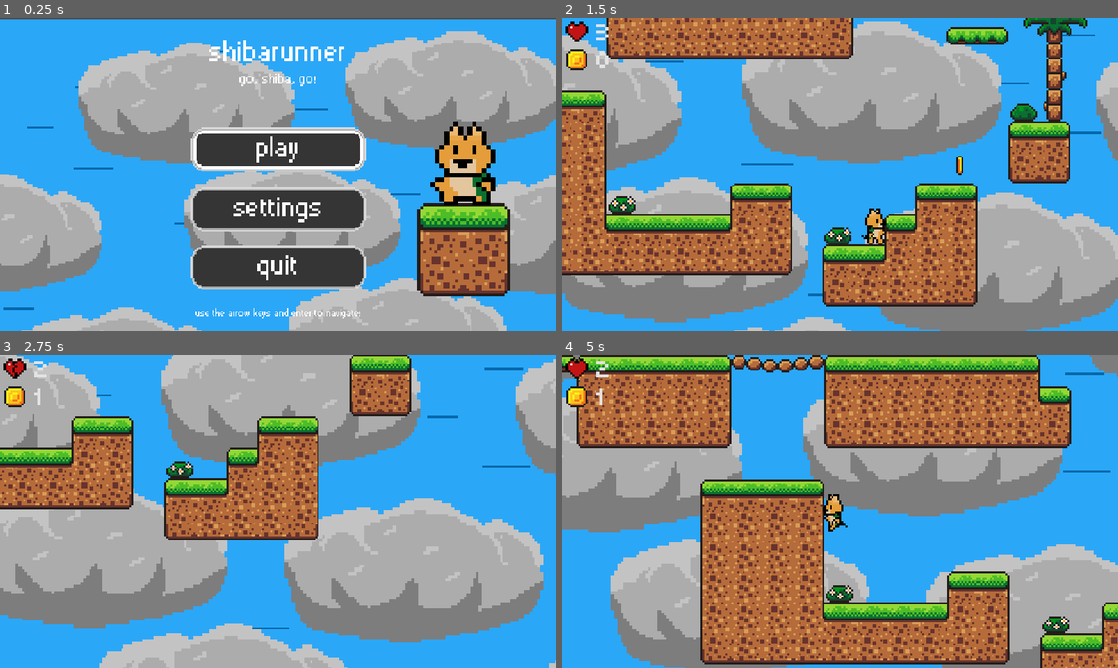
Above: before the commit, frames 1-4 (two rows, left to right).
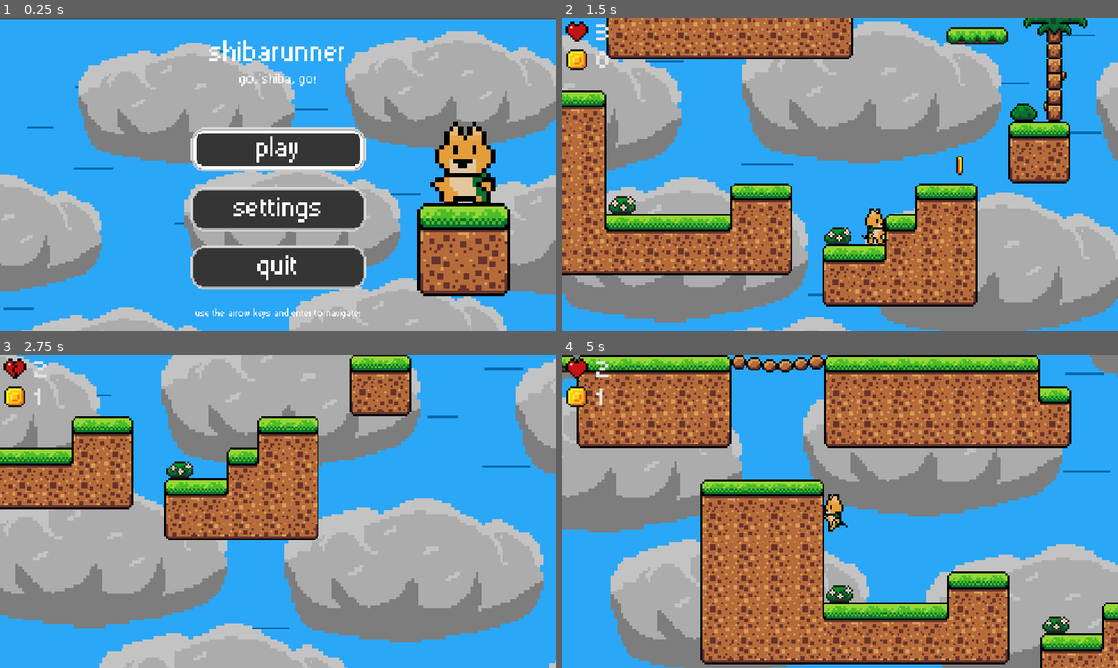
Above: after the commit, the same moments.

Repository: RafaeloxMC/shiba
Game: Godot game, scene res://scenes/main_menu.tscn
Two runs of this game, one before a commit and one after it. Both use one fixed random seed, a clock stepped at 60 frames per second and the inputs below.
Inputs:
- Up to frame 1 (0.25 s): no input
- Up to frame 2 (1.5 s): tap Enter (next) at 0.5, 0.6, 1.35 s; hold Right (move_right) from 0.53 s (still down); tap Space (jump) at 0.77 s
- Up to frame 3 (2.75 s): tap Space (jump) at 1.52 s; release Right (move_right) at 2.03 s; hold Left (move_left) from 2.03 s (still down); tap Enter (next) at 2.1 s
- Up to frame 4 (5 s): release Left (move_left) at 2.78 s; hold Right (move_right) 2.78-4.28 s; tap Enter (next) at 2.85, 3.6, 4.35 s; tap Space (jump) at 3.02, 3.77, 4.52 s; hold Left (move_left) from 4.28 s (still down)

The runs differ from the first frame. In frame 1, 0.7% of the frame differs, in the area x 75-92%, y 59-89%; in frame 2, 2.9%; in frame 3, 1.6%; in frame 4, 3.7%, in the area x 2-100%, y 0-100%.

Commit message:
Fix color palette issue, add w and arrow up as jump

Diff:
--- a/project.godot
+++ b/project.godot
@@ -42,6 +42,8 @@
 "deadzone": 0.2,
 "events": [Object(InputEventKey,"resource_local_to_scene":false,"resource_name":"","device":-1,"window_id":0,"alt_press …(191 unchanged characters)…
 , Object(InputEventJoypadButton,"resource_local_to_scene":false,"resource_name":"","device":-1,"button_index":0,"pressure":0.0,"pressed":true,"script":null)
+, Object(InputEventKey,"resource_local_to_scene":false,"resource_name":"","device":-1,"window_id":0,"alt_pressed":false,"shift_pressed":false,"ctrl_pressed":false,"meta_pressed":false,"pressed":false,"keycode":0,"physical_keycode":87,"key_label":0,"unicode":119,"location":0,"echo":false,"script":null)
+, Object(InputEventKey,"resource_local_to_scene":false,"resource_name":"","device":-1,"window_id":0,"alt_pressed":false,"shift_pressed":false,"ctrl_pressed":false,"meta_pressed":false,"pressed":false,"keycode":0,"physical_keycode":4194320,"key_label":0,"unicode":0,"location":0,"echo":false,"script":null)
 ]
 }
 move_left={
Binary file changed: assets/sprites/world_tileset.png
